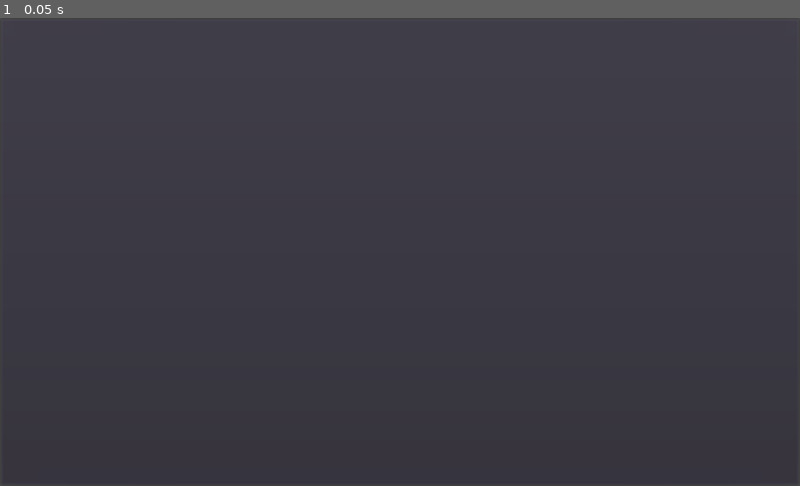
Above: before the commit, frame 1.
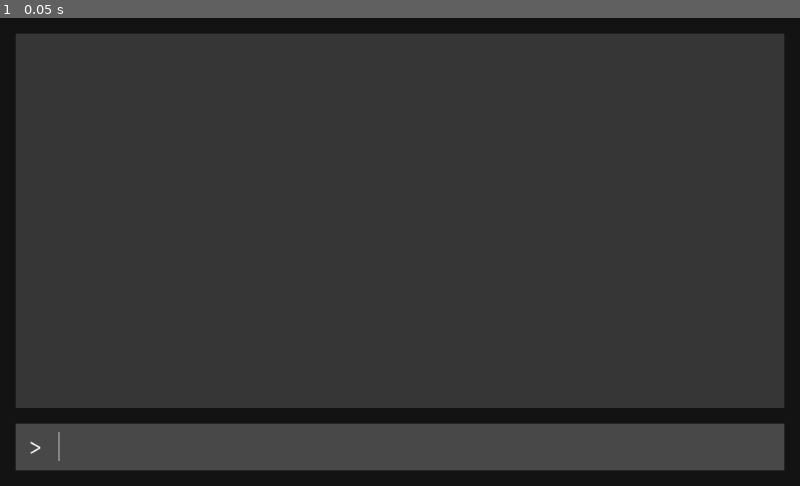
Above: after the commit, the same moment.

Repository: josephmbustamante/godot-text-adventure-tutorial
Game: Godot game, scene res://Game.tscn
Two runs of this game, one before a commit and one after it. Both use one fixed random seed, a clock stepped at 60 frames per second and the inputs below. Before the commit the project has no main scene; this scene is started directly in both runs.
Inputs:
- Up to frame 1 (0.05 s): no input

The runs differ from the first frame. In frame 1, 14% of the frame differs, in the area x 0-100%, y 0-100%.

Commit message:
Add input field and IBM plex mono font (part #2)

Diff:
--- a/Game.tscn
+++ b/Game.tscn
@@ -1,4 +1,20 @@
-[gd_scene format=2]
+[gd_scene load_steps=8 format=2]
+
+[ext_resource path="res://Input.gd" type="Script" id=1]
+[ext_resource path="res://fonts/plex_mono_28.tres" type="DynamicFont" id=2]
+
+[sub_resource type="StyleBoxFlat" id=1]
+bg_color = Color( 0.0784314, 0.0784314, 0.0784314, 1 )
+
+[sub_resource type="StyleBoxFlat" id=2]
+bg_color = Color( 0.215686, 0.215686, 0.215686, 1 )
+
+[sub_resource type="StyleBoxFlat" id=3]
+bg_color = Color( 0.286275, 0.286275, 0.286275, 1 )
+
+[sub_resource type="StyleBoxEmpty" id=5]
+
+[sub_resource type="StyleBoxEmpty" id=4]
 
 [node name="Game" type="Control"]
 anchor_right = 1.0
@@ -7,6 +23,60 @@
 "_edit_use_anchors_": false
 }
 
-[node name="PanelContainer" type="PanelContainer" parent="."]
+[node name="Background" type="PanelContainer" parent="."]
 anchor_right = 1.0
 anchor_bottom = 1.0
+custom_styles/panel = SubResource( 1 )
+__meta__ = {
+"_edit_use_anchors_": false
+}
+
+[node name="MarginContainer" type="MarginContainer" parent="Background"]
+margin_right = 1024.0
+margin_bottom = 600.0
+custom_constants/margin_right = 20
+custom_constants/margin_top = 20
+custom_constants/margin_left = 20
+custom_constants/margin_bottom = 20
+
+[node name="Rows" type="VBoxContainer" parent="Background/MarginContainer"]
+margin_left = 20.0
+margin_top = 20.0
+margin_right = 1004.0
+margin_bottom = 580.0
+custom_constants/separation = 20
+
+[node name="GameInfo" type="PanelContainer" parent="Background/MarginContainer/Rows"]
+margin_right = 984.0
+margin_bottom = 480.0
+size_flags_vertical = 3
+custom_styles/panel = SubResource( 2 )
+
+[node name="InputArea" type="PanelContainer" parent="Background/MarginContainer/Rows"]
+margin_top = 500.0
+margin_right = 984.0
+margin_bottom = 560.0
+rect_min_size = Vector2( 0, 60 )
+custom_styles/panel = SubResource( 3 )
+
+[node name="HBoxContainer" type="HBoxContainer" parent="Background/MarginContainer/Rows/InputArea"]
+margin_right = 984.0
+margin_bottom = 60.0
+
+[node name="Caret" type="Label" parent="Background/MarginContainer/Rows/InputArea/HBoxContainer"]
+margin_top = 11.0
+margin_right = 51.0
+margin_bottom = 48.0
+custom_fonts/font = ExtResource( 2 )
+text = " > "
+
+[node name="Input" type="LineEdit" parent="Background/MarginContainer/Rows/InputArea/HBoxContainer"]
+margin_left = 55.0
+margin_right = 984.0
+margin_bottom = 60.0
+size_flags_horizontal = 3
+custom_styles/focus = SubResource( 5 )
+custom_styles/normal = SubResource( 4 )
+custom_fonts/font = ExtResource( 2 )
+max_length = 48
+script = ExtResource( 1 )
--- /dev/null
+++ b/Input.gd
@@ -0,0 +1,6 @@
+extends LineEdit
+
+
+# Called when the node enters the scene tree for the first time.
+func _ready() -> void:
+	grab_focus()
--- /dev/null
+++ b/fonts/plex_mono_16.tres
@@ -0,0 +1,6 @@
+[gd_resource type="DynamicFont" load_steps=2 format=2]
+
+[ext_resource path="res://fonts/IBMPlexMono-Regular.ttf" type="DynamicFontData" id=1]
+
+[resource]
+font_data = ExtResource( 1 )
--- /dev/null
+++ b/fonts/plex_mono_28.tres
@@ -0,0 +1,7 @@
+[gd_resource type="DynamicFont" load_steps=2 format=2]
+
+[ext_resource path="res://fonts/IBMPlexMono-Regular.ttf" type="DynamicFontData" id=1]
+
+[resource]
+size = 28
+font_data = ExtResource( 1 )
--- a/project.godot
+++ b/project.godot
@@ -16,6 +16,7 @@
 [application]
 
 config/name="Text Adventure Tutorial"
+run/main_scene="res://Game.tscn"
 config/icon="res://icon.png"
 
 [rendering]
Binary file added: fonts/IBMPlexMono-Regular.ttf
Binary file added: fonts/IBMPlexMono-SemiBold.ttf
